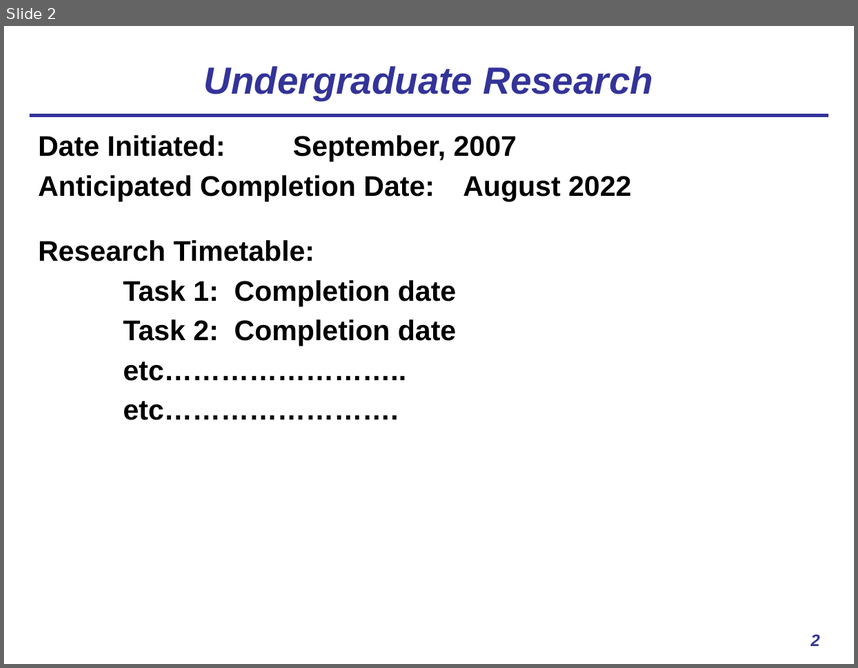
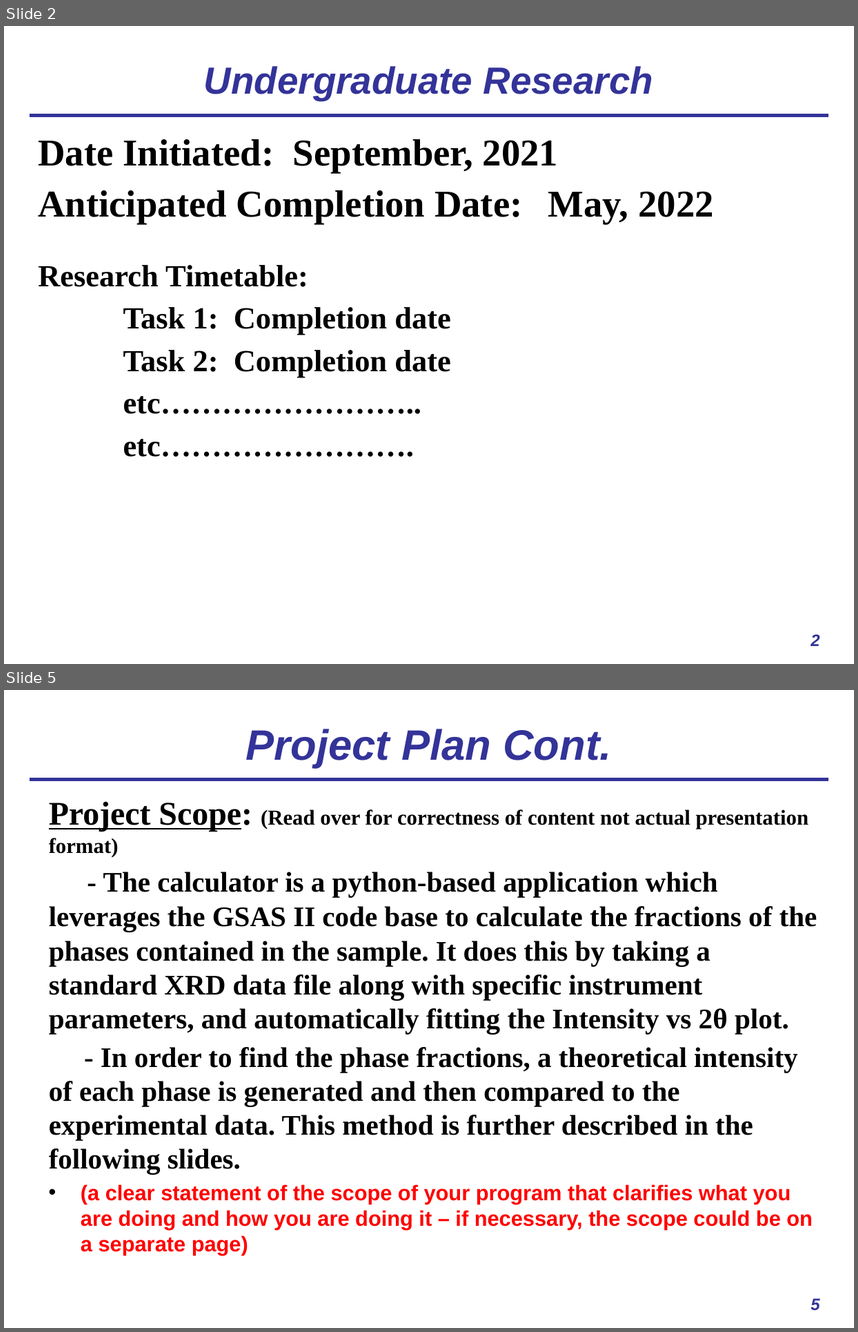
Before and after one commit to usnistgov/AusteniteCalculator, a slide deck: ASPPRC_presentation.pptx. Shown one above the other, each under a label of ours: slide 2 before the commit, slides 2 and 5 after it; the slides between them are not shown. The pictures are 858x668 and 858x1332 pixels, drawn with LibreOffice and Linux fonts; fonts in the diff are those of the drawing. Boxes give left, top, right and bottom in pixels: in the first picture for what was removed or moved away, otherwise in the second. Text is boxed around its words. In the diff, an @@ line names an element or a change of style, - is before the commit and + after.

```diff
--- a/ASPPRC_presentation.pptx
+++ b/ASPPRC_presentation.pptx
@@ slide 5 added at [4,690,854,1328], background #FFFFFF; not listed: 1 template element that a slide beside it also shows @@
@@ title added at [246,729,611,768], 36 pt, text #333399, bold, italic @@
+Project Plan Cont.
@@ text added at [49,801,818,1254], 24 pt, text #000000, bold @@
+Project Scope: (Read over for correctness of content not actual presentation format)
+- The calculator is a python-based application which leverages the GSAS II code base to calculate the fractions of the phases contained in the sample. It does this by taking a standard XRD data file along with specific instrument parameters, and automatically fitting the Intensity vs 2θ plot.
+- In order to find the phase fractions, a theoretical intensity of each phase is generated and then compared to the experimental data. This method is further described in the following slides.
+• (a clear statement of the scope of your program that clarifies what you are doing and how you are doing it – if necessary, the scope could be on a separate page)
@@ page number added at [811,1298,820,1310], 14 pt, text #333399, bold, italic @@
+5
@@ slide 2 changed as well @@
@@ text at [38,139,714,224]: text changed; size 24 to 32 pt; font Arial to Times New Roman @@
-Date Initiated: September, 2007
-Anticipated Completion Date: August 2022
+Date Initiated: September, 2021
+Anticipated Completion Date: May, 2022
@@ text at [38,265,450,457]: size 24 to 26 pt, font Arial to Times New Roman in "Research Timetable:", "Task 1: Completion date", "Task 2: Completion date", "etc…………………….." and 1 more places @@
```
Also in this commit, not shown: 2 other slides changed, 5 other slides added, 2 slides removed.
